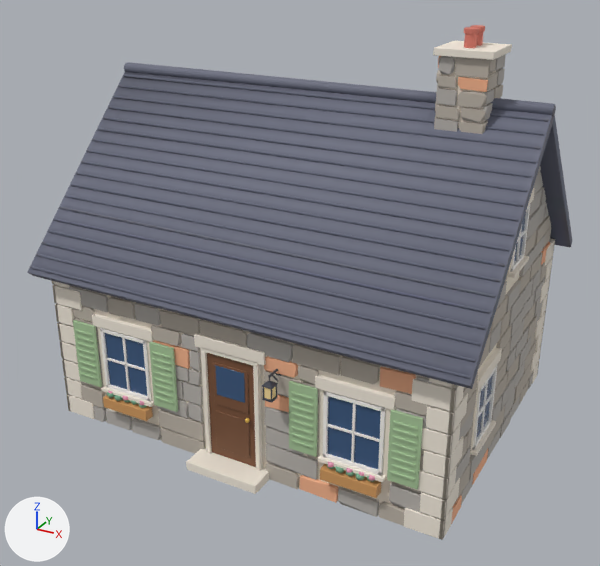
The glTF model public/env/stone-house.glb: old version first, new version second.
One viewpoint serves both versions: a camera (50 mm lens) standing at (7.24, -13.6, 9.36) and looking at (0.04, -0.51, 2.81). Lighting does not change. The marker at lower left points along +X, +Y and +Z. The first picture is the older version. Where no turn or scale is listed for an object, it has been applied to the vertices. Vertices at exactly the same position are counted once.

Objects in the first picture: 'stone-house_body', 'stone-house_details', 'stone-house_stonework'.
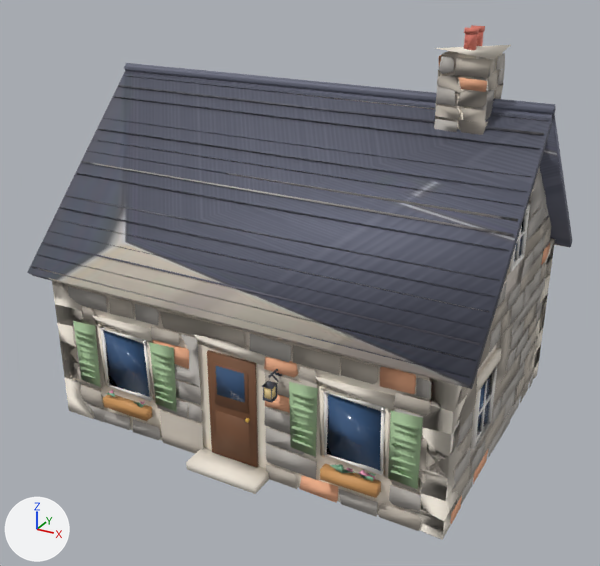
Where the newer file only moved an object's origin or applied its transform, the numbers keep the older frame.

Location of each change, (x1, y1, x2, y2) in pixels of the pictures (600 x 566 px):
'stone-house_body', reshaped, moved: before (28, 57, 572, 515); after (28, 51, 572, 518)
'stone-house_stonework', reshaped: before (68, 55, 551, 526); after (68, 54, 551, 531)
part 1 of me_stone_house_body, deleted: before (70, 106, 536, 267)
part 2 of me_stone_house_body, cut back: before (28, 62, 572, 515); after (28, 63, 555, 371)
part 3 of me_stone_house_body, deleted (mostly hidden): before (438, 57, 499, 128)
part 4 of me_stone_house_body, surface changed: after (90, 51, 479, 345)
part 5 of me_stone_house_details, deleted: before (101, 256, 529, 482)
part 6 of me_stone_house_details, cut back: before (52, 188, 535, 540); after (53, 205, 530, 540)
part 7 of me_stone_house_details, cut back: before (531, 238, 555, 384); after (533, 257, 553, 379)
part 8 of me_stone_house_details, deleted: before (433, 25, 512, 60)
part 9 of me_stone_house_stonework, deleted: before (68, 55, 551, 526)

Diff of the bpy script that builds the scene:
```diff
--- a/public/env/stone-house.glb.py
+++ b/public/env/stone-house.glb.py
@@ me_stone_house_body @@
 # used by ob_stone_house_body; location = (0.0, 0.08, 3.67); scale = (4.38, 4.38, 4.38)
-me_stone_house_body.from_pydata(...)  # 647 vertices, 1135 faces; spans x -1.0..1.0, y -0.77..0.77, z -0.84..0.84
+me_stone_house_body.from_pydata(...)  # 176 vertices, 196 faces; spans x -1.0..1.0, y -0.77..0.77, z -0.84..0.84
+# me_stone_house_body part 1: 7 loose pieces with 104 vertices, spanning x -0.99..0.99, y -0.46..0.71, z -0.06..0.5, are deleted
+# me_stone_house_body part 2: 11 vertices moved within x -0.99..1.0, y -0.75..0.38, z -0.09..0.68; 367 vertices removed from x -1.0..1.0, y -0.77..0.77, z -0.14..0.68; 8 vertices added at x -1.0..0.99, y -0.38..0.38, z 0.29..0.68
+# me_stone_house_body part 3: 8 vertices removed from x 0.58..0.76, y -0.09..0.09, z 0.04..0.84
+# me_stone_house_body part 4: 13 kept faces spanning x -0.99..0.99, y -0.67..0.67, z -0.01..0.84 get new texture (UV) coordinates
 me_stone_house_body.materials.append(mat_stone_house_body_pbr)
@@ me_stone_house_details @@
 # used by ob_stone_house_details; location = (-0.03, -0.11, 3.87)
-me_stone_house_details.from_pydata(...)  # 5602 vertices, 10676 faces; spans x -4.18..4.18, y -3.33..3.33, z -3.87..3.87
+me_stone_house_details.from_pydata(...)  # 1177 vertices, 1843 faces; spans x -4.18..4.12, y -3.33..3.27, z -3.87..3.87
+# me_stone_house_details part 5: 17 loose pieces with 408 vertices, spanning x -4.12..4.18, y -3.03..3.33, z -3.69..0.96, are deleted
+# me_stone_house_details part 6: 57 vertices moved within x -4.18..4.11, y -3.21..3.25, z -3.85..0.92; 3403 vertices removed from x -4.18..4.12, y -3.33..3.26, z -3.87..1.17; 2 vertices added at x 0.89..0.93, y -3.22..-2.85, z -1.68..-1.47
+# me_stone_house_details part 7: 5 vertices moved within x 1.18..4.1, y 2.83..3.25, z -3.85..-1.43; 444 vertices removed from x 0.97..4.1, y 2.56..3.26, z -3.85..-0.6
+# me_stone_house_details part 8: 172 vertices removed from x 2.49..3.49, y -0.32..0.69, z 3.45..3.87
 me_stone_house_details.materials.append(mat_stone_house_mortar_x)
@@ me_stone_house_stonework @@
 # used by ob_stone_house_stonework; location = (0.0, 0.08, 3.66)
-me_stone_house_stonework.from_pydata(...)  # 7571 vertices, 11385 faces; spans x -4.06..4.06, y -3.06..3.06, z -3.65..3.65
+me_stone_house_stonework.from_pydata(...)  # 1625 vertices, 1566 faces; spans x -4.06..4.06, y -3.06..3.06, z -3.65..3.65
+# me_stone_house_stonework part 9: 5931 vertices removed from x -4.06..4.06, y -3.06..3.06, z -3.65..3.65
+# other edits to the shape of me_stone_house_stonework do not show in these pictures
 me_stone_house_stonework.materials.append(mat_stone_house_stone_a_x)
```
